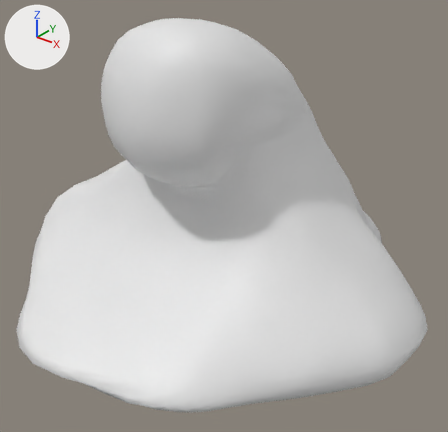
An edit to the FBX model Assets/Prefabs/models/mold_hero.FBX, drawn before and after from the same camera.
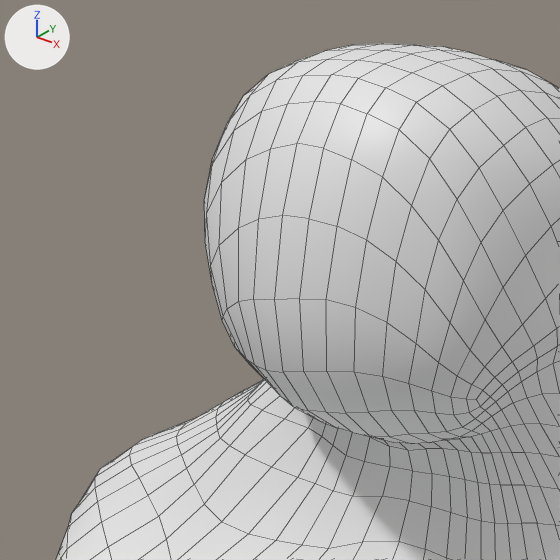
Old and new are each drawn whole from a camera (50 mm lens) standing at (40.3, -48.5, 42.0) and looking at (0.3, 1.5, 11.0) and again close up on the part from 3% to 56% of the width and 0% to 55% of the height. Lighting does not change. The marker at upper left points along +X, +Y and +Z. The close-ups show mesh edges as thin lines. Where no turn or scale is listed for an object, it has been applied to the vertices.

Objects in the first close-up: 'postac'.
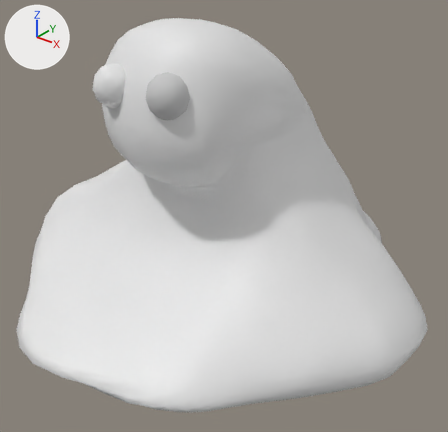
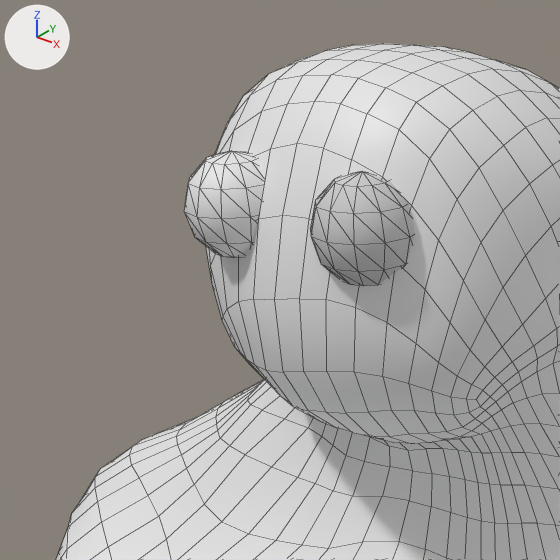
Changed parts and their boxes [x1, y1, x2, y2] in the close-ups (560 x 560 px):
'Sphere002', added
    after: [310, 171, 415, 286]
'Sphere001', added
    after: [184, 151, 263, 258]

Patch to the scene script:
```diff
--- a/Assets/Prefabs/models/mold_hero.FBX.py
+++ b/Assets/Prefabs/models/mold_hero.FBX.py
@@ mat_unwrap_texture_checker_material @@
+mat_unwrap_texture_checker_material = principled_material('Unwrap Texture Checker Material')
+mat_unwrap_texture_checker_material.base_color = (0.588, 0.588, 0.588)  # light grey #cacaca
+mat_unwrap_texture_checker_material.roughness = 0.859
@@ me_mesh_002 @@
+me_mesh_002.from_pydata(...)  # 62 vertices, 120 faces; spans x -2.1..2.1, y -2.1..2.1, z -2.1..2.1
+me_mesh_002.materials.append(mat_unwrap_texture_checker_material)  # its picture is missing
@@ me_mesh_001 @@
+me_mesh_001.from_pydata(...)  # 62 vertices, 120 faces; spans x -2.1..2.1, y -2.1..2.1, z -2.1..2.1
@@ ob_sphere002 @@
+ob_sphere002 = bpy.data.objects.new('Sphere002', me_mesh_002)
+ob_sphere002.location = (3.32, -9.89, 27.75)
@@ ob_sphere001 @@
+ob_sphere001 = bpy.data.objects.new('Sphere001', me_mesh_001)
+ob_sphere001.location = (-3.46, -10.02, 27.62)
```
